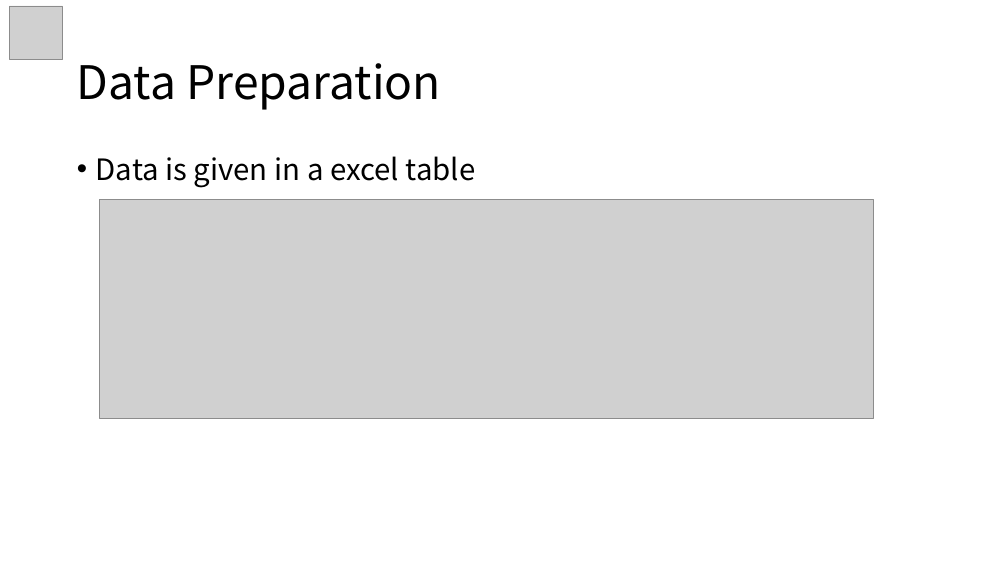
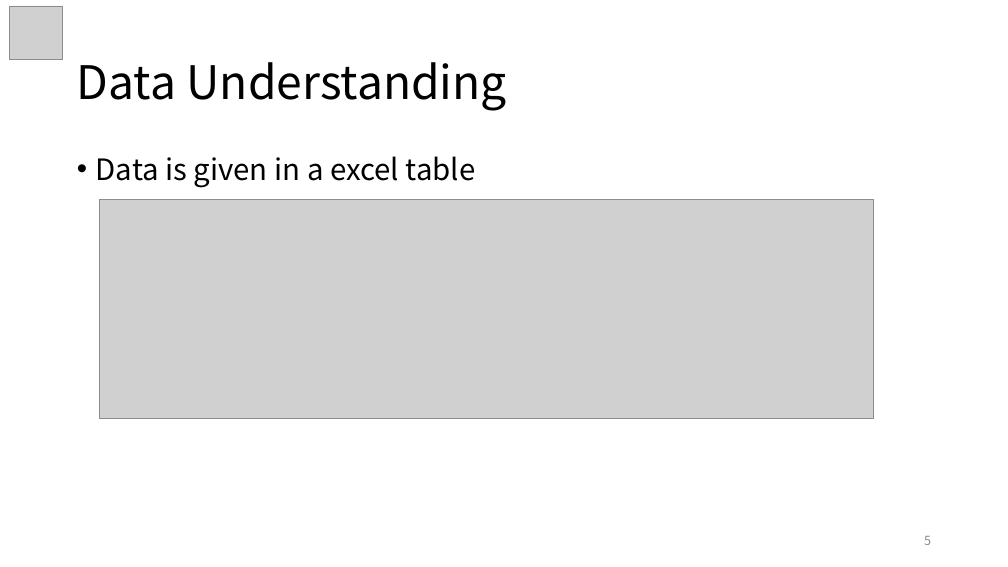
Before and after one commit to ziqing97/BilligenceCaseStudyUkUni, a slide deck: slide 5 of vortrag/Vortrag.pptx (slide 12 before the commit). Drawn at 1008x567 pixels with LibreOffice and Linux fonts; fonts in the diff are those of the drawing; grey boxes stand for pictures. Boxes give left, top, right and bottom in pixels: in the first picture for what was removed or moved away, otherwise in the second. Text is boxed around its words. In the diff, an @@ line names an element or a change of style, - is before the commit and + after.

```diff
--- a/vortrag/Vortrag.pptx
+++ b/vortrag/Vortrag.pptx
@@ title at (x1=77, y1=62, x2=507, y2=111): text changed @@
-Data Preparation
+Data Understanding
@@ page number added at (x1=924, y1=536, x2=931, y2=545), 12 pt, text #8C8C8C @@
+5
```
Also in this commit, not shown: 21 other slides changed, 1 slide removed, 1 other file.
